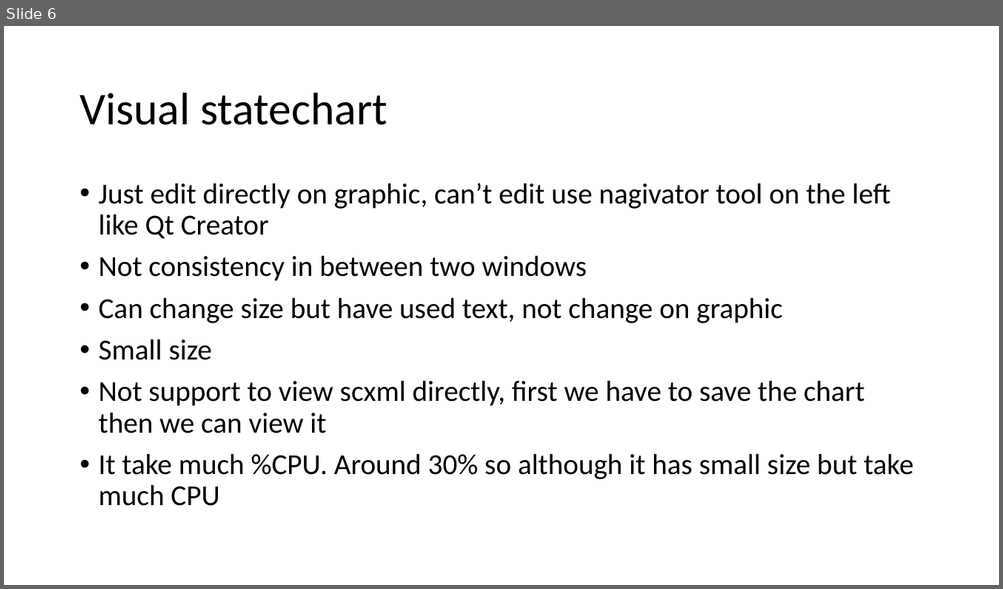
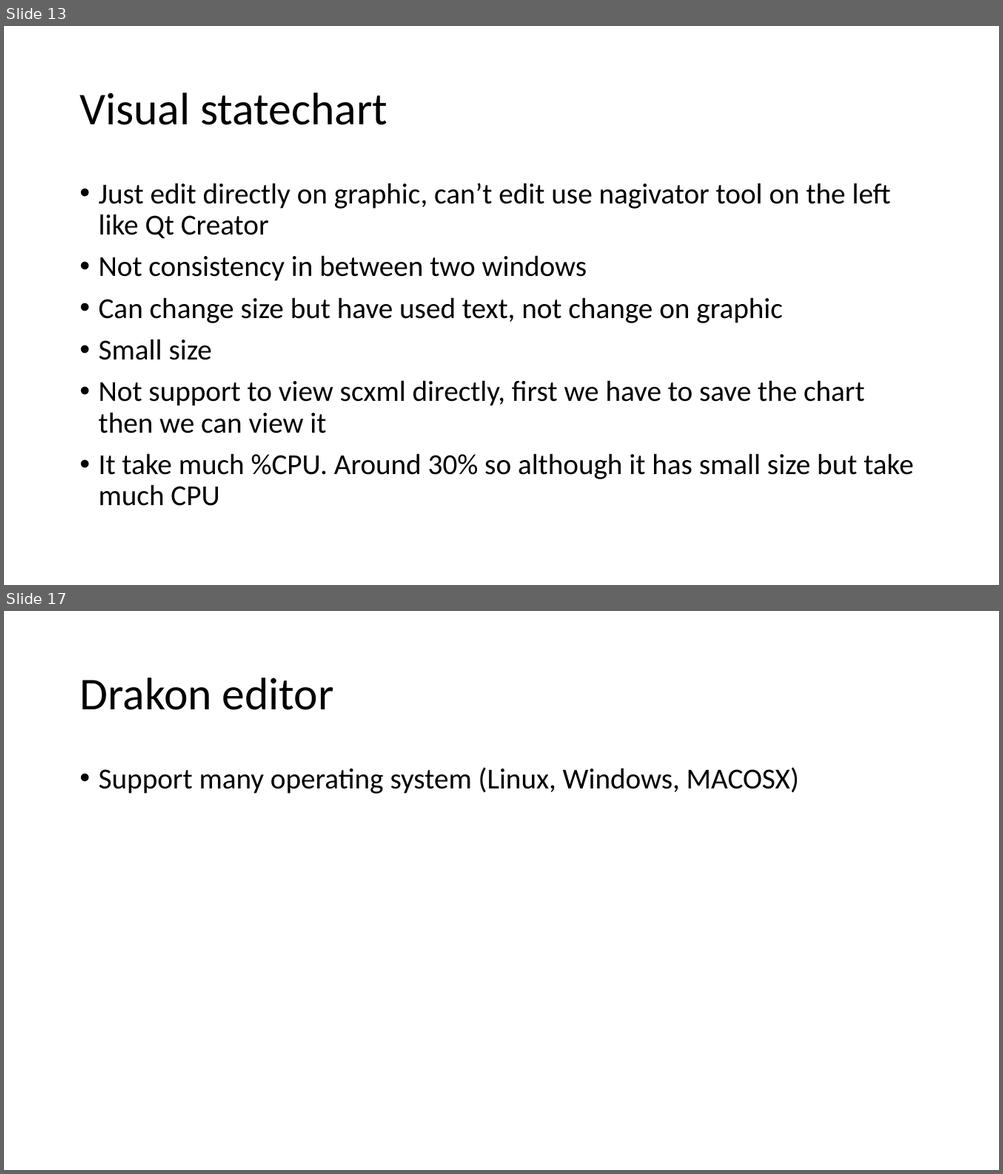
Before and after one commit to tearpolaris/Linux, a slide deck: QT CREATOR.pptx. Shown one above the other, each under a label of ours: slide 6 before the commit, slides 13 and 17 after it; the slides between them are not shown. The pictures are 1003x589 and 1003x1174 pixels, drawn with LibreOffice and Linux fonts; fonts in the diff are those of the drawing. Boxes give left, top, right and bottom in pixels: in the first picture for what was removed or moved away, otherwise in the second. Text is boxed around its words. In the diff, an @@ line names an element or a change of style, - is before the commit and + after.

```diff
--- a/QT CREATOR.pptx
+++ b/QT CREATOR.pptx
@@ slide 17 added at <box>4,611,999,1170</box>, background #FFFFFF @@
@@ title added at <box>79,678,334,710</box>, 44 pt, text #000000 @@
+Drakon editor
@@ text added at <box>99,767,799,794</box>, 28 pt, text #000000 @@
+• Support many operating system (Linux, Windows, MACOSX)
@@ what was slide 6 is now slide 13 @@
```
Also in this commit, not shown: 1 slide changed, 9 other slides added.
